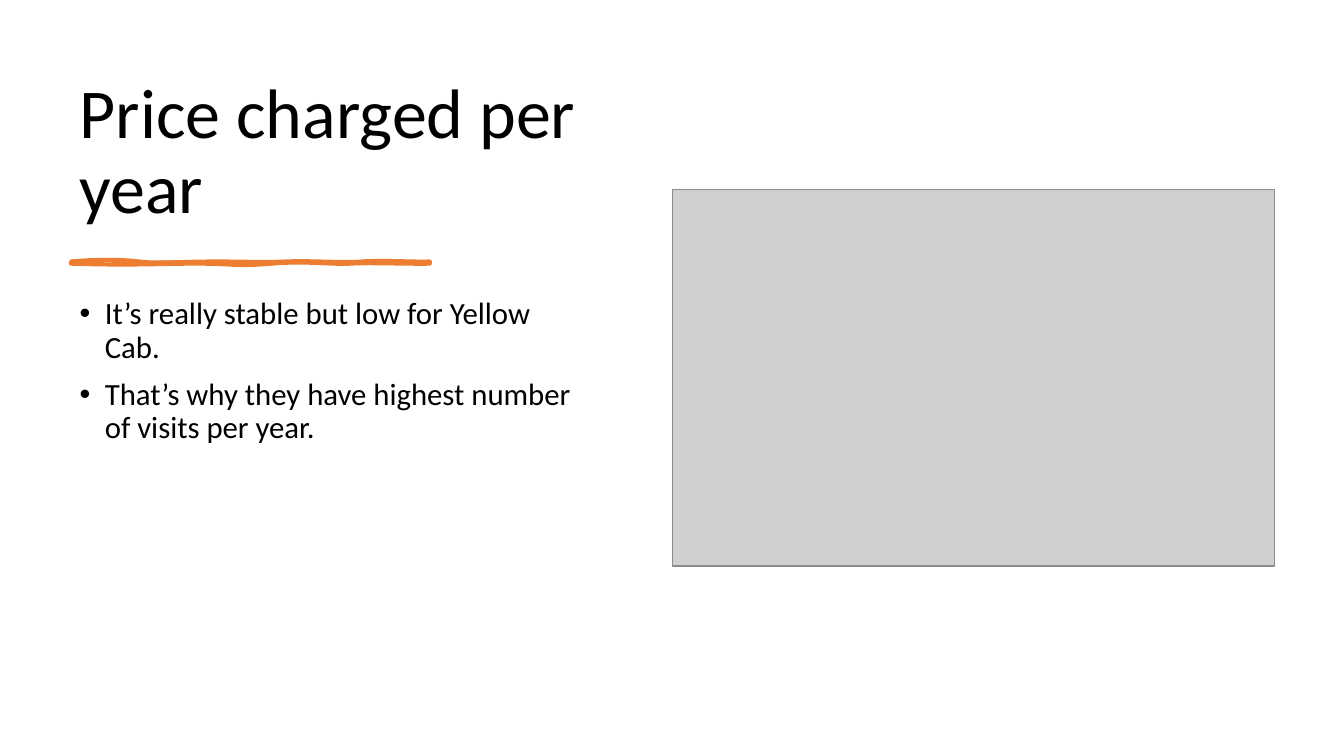
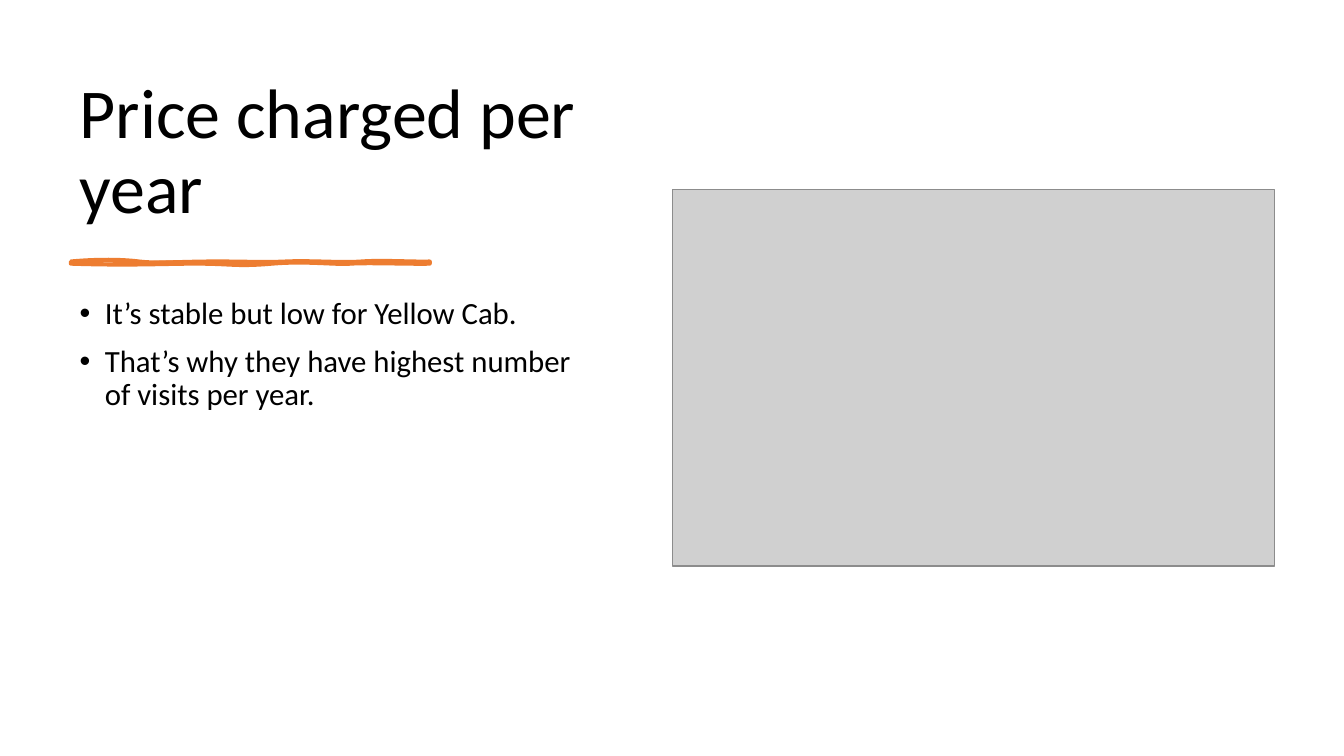
Before and after one commit to D-Kalen/Week-2, a slide deck: slide 18 of G2M insight for Cab Investment firm.pptx. Drawn at 1344x756 pixels with LibreOffice and Linux fonts; fonts in the diff are those of the drawing; grey boxes stand for pictures. Boxes give left, top, right and bottom in pixels: in the first picture for what was removed or moved away, otherwise in the second. Text is boxed around its words. In the diff, an @@ line names an element or a change of style, - is before the commit and + after.

```diff
--- a/G2M insight for Cab Investment firm.pptx
+++ b/G2M insight for Cab Investment firm.pptx
@@ text at (x1=105, y1=302, x2=517, y2=325): text changed @@
-• It’s really stable but low for Yellow Cab.
+• It’s stable but low for Yellow Cab.
```
Also in this commit, not shown: 1 other slide changed.
